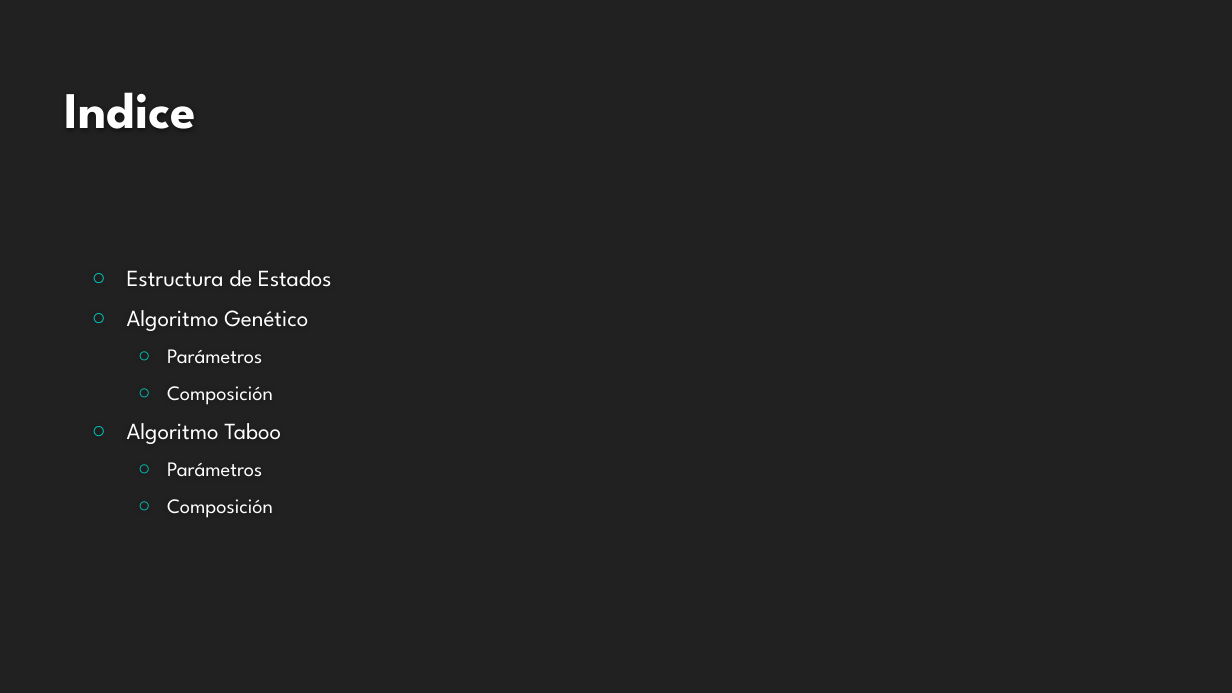
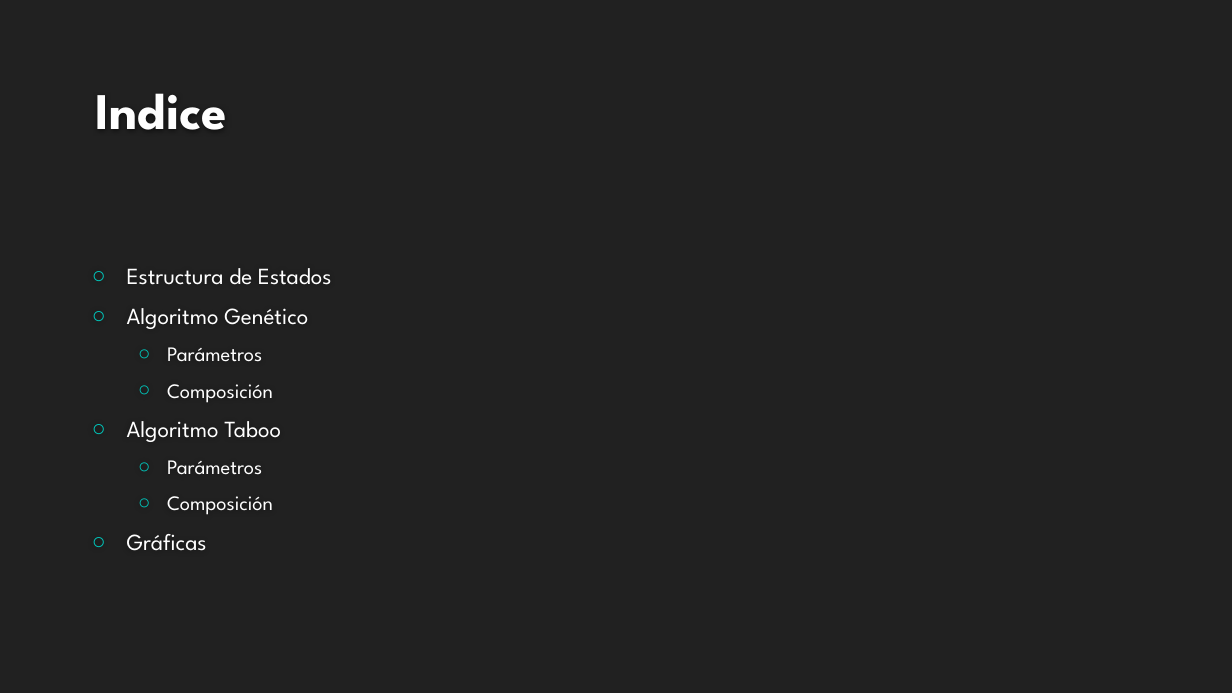
Before and after one commit to rafaroman18/SatellitesIS, a slide deck: slide 2 of TrabajoSI.pptx. Drawn at 1232x693 pixels with LibreOffice and Linux fonts; fonts in the diff are those of the drawing; background and template pictures are left out. Boxes give left, top, right and bottom in pixels: in the first picture for what was removed or moved away, otherwise in the second. Text is boxed around its words. In the diff, an @@ line names an element or a change of style, - is before the commit and + after.

```diff
--- a/TrabajoSI.pptx
+++ b/TrabajoSI.pptx
@@ title "Indice": place and size @@
-title "Indice" at [65, 92, 196, 129]
+title "Indice" at [96, 93, 227, 130]
@@ text at [127, 534, 207, 551]: paragraph added @@
+○ Gráficas
```
Also in this commit, not shown: 8 slides added, 2 slides removed.
